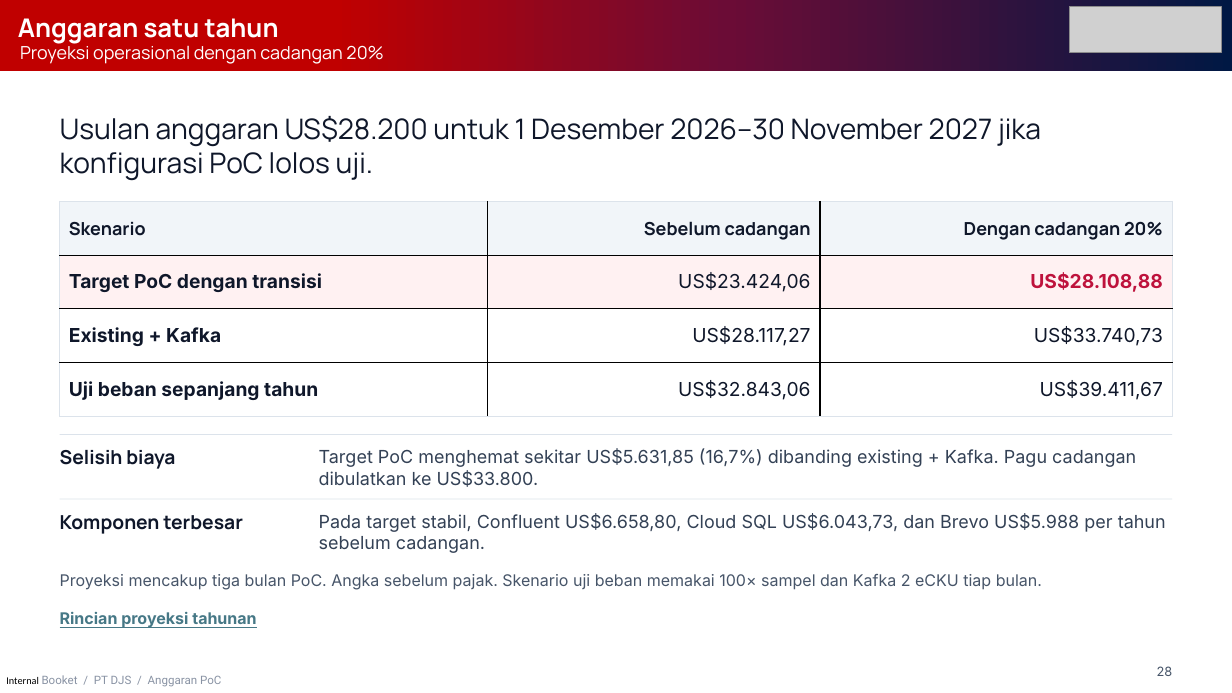
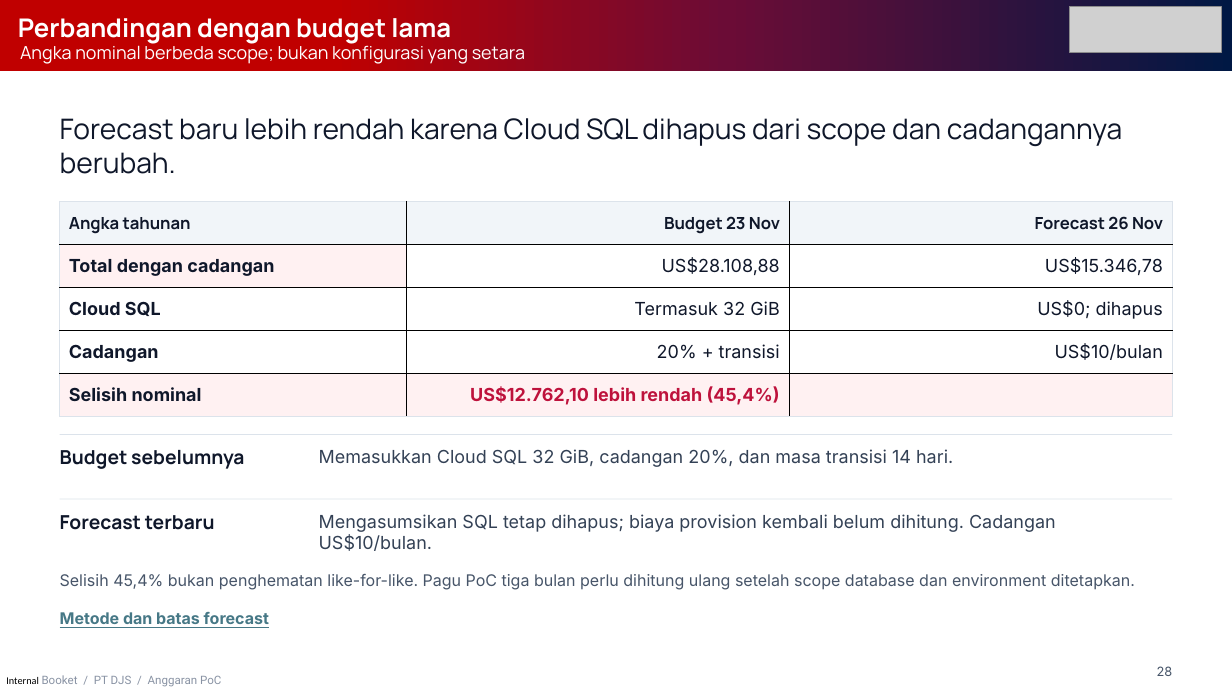
Before and after one commit to riansopian/presentation_pt_djs, a slide deck: slide 28 of Booket-PT-DJS-Pengalaman-Pembeli.pptx. Drawn at 1232x693 pixels with LibreOffice and Linux fonts; fonts in the diff are those of the drawing; grey boxes stand for pictures. Boxes give left, top, right and bottom in pixels: in the first picture for what was removed or moved away, otherwise in the second. Text is boxed around its words. In the diff, an @@ line names an element or a change of style, - is before the commit and + after.

Commit message:
Update budget forecast in presentation

```diff
--- a/Booket-PT-DJS-Pengalaman-Pembeli.pptx
+++ b/Booket-PT-DJS-Pengalaman-Pembeli.pptx
@@ text at <box>18,18,451,44</box>: text changed @@
-Anggaran satu tahun
+Perbandingan dengan budget lama
@@ text at <box>20,42,525,64</box>: text changed @@
-Proyeksi operasional dengan cadangan 20%
+Angka nominal berbeda scope; bukan konfigurasi yang setara
@@ text at <box>60,118,1122,174</box>: text changed @@
-Usulan anggaran US$28.200 untuk 1 Desember 2026–30 November 2027 jika konfigurasi PoC lolos uji.
+Forecast baru lebih rendah karena Cloud SQL dihapus dari scope dan cadangannya berubah.
@@ table at <box>60,201,1174,417</box> @@
-row 1: Skenario | Sebelum cadangan | Dengan cadangan 20%
-row 2: Target PoC dengan transisi | US$23.424,06 | US$28.108,88
-row 3: Existing + Kafka | US$28.117,27 | US$33.740,73
-row 4: Uji beban sepanjang tahun | US$32.843,06 | US$39.411,67
+row 1: Angka tahunan | Budget 23 Nov | Forecast 26 Nov
+row 2: Total dengan cadangan | US$28.108,88 | US$15.346,78
+row 3: Cloud SQL | Termasuk 32 GiB | US$0; dihapus
+row 4: Cadangan | 20% + transisi | US$10/bulan
+row 5: Selisih nominal | US$12.762,10 lebih rendah (45,4%) | 
@@ text at <box>319,449,953,467</box>: text changed @@
-Target PoC menghemat sekitar US$5.631,85 (16,7%) dibanding existing + Kafka. Pagu cadangan dibulatkan ke US$33.800.
+Memasukkan Cloud SQL 32 GiB, cadangan 20%, dan masa transisi 14 hari.
@@ text at <box>60,450,244,469</box>: text changed @@
-Selisih biaya
+Budget sebelumnya
@@ text at <box>60,515,215,530</box>: text changed @@
-Komponen terbesar
+Forecast terbaru
@@ text at <box>319,514,1056,551</box>: text changed @@
-Pada target stabil, Confluent US$6.658,80, Cloud SQL US$6.043,73, dan Brevo US$5.988 per tahun sebelum cadangan.
+Mengasumsikan SQL tetap dihapus; biaya provision kembali belum dihitung. Cadangan US$10/bulan.
@@ text at <box>60,574,1135,590</box>: text changed @@
-Proyeksi mencakup tiga bulan PoC. Angka sebelum pajak. Skenario uji beban memakai 100× sampel dan Kafka 2 eCKU tiap bulan.
+Selisih 45,4% bukan penghematan like-for-like. Pagu PoC tiga bulan perlu dihitung ulang setelah scope database dan environment ditetapkan.
@@ text at <box>60,612,269,628</box>: text changed @@
-Rincian proyeksi tahunan
+Metode dan batas forecast
```
Also in this commit, not shown: 4 other slides changed, 7 other files.
